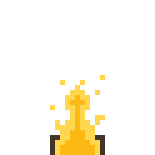
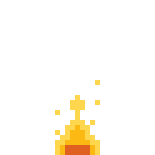
Before/after of a 155px x 155px layered artwork. What changed in the layer stack:
renamed "Layer 3" to "torch", hid it, moved it into group "Flame" over bbox(50, 135, 105, 155)
hid "flame 2", painted on it over bbox(50, 75, 105, 155)
showed "flame 1", painted on it over bbox(55, 80, 100, 155)
